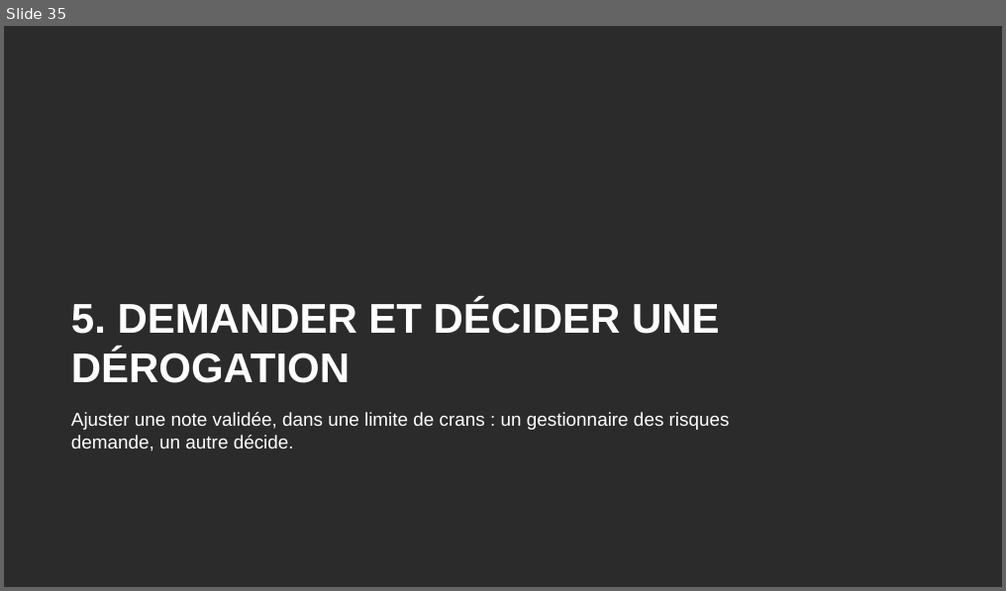
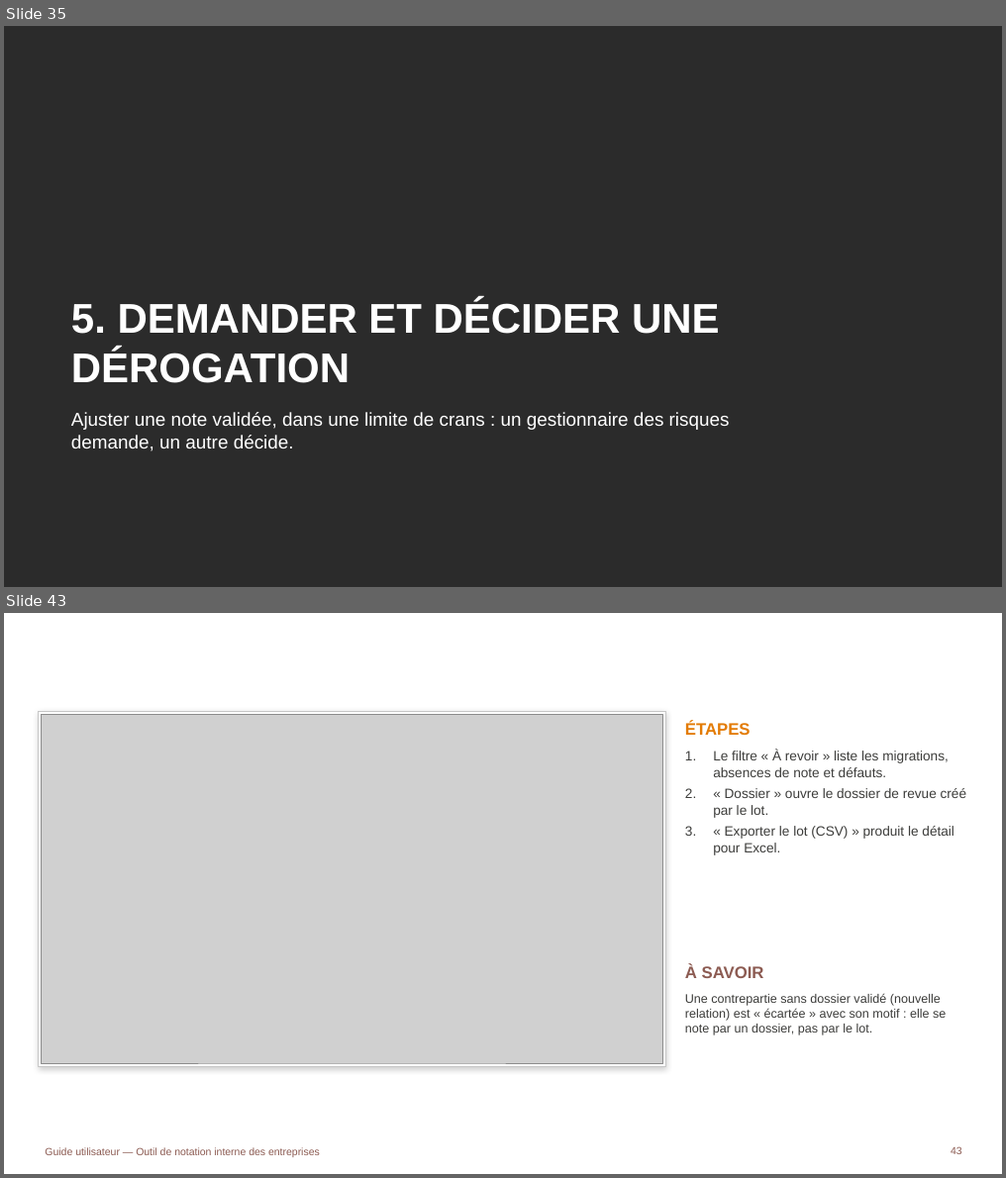
Before and after one commit to tariqeddoumi/Entreprise-scoring-cl, a slide deck: docs/guides/Guide_utilisateur_outil_notation.pptx. Shown one above the other, each under a label of ours: slide 35 before the commit, slides 35 and 43 after it; the slides between them are not shown. The pictures are 1006x591 and 1006x1178 pixels, drawn with LibreOffice and Linux fonts; fonts in the diff are those of the drawing; grey boxes stand for pictures; background and template pictures are left out; a plain dark background stands for a picture behind light text. Boxes give left, top, right and bottom in pixels: in the first picture for what was removed or moved away, otherwise in the second. Text is boxed around its words. In the diff, an @@ line names an element or a change of style, - is before the commit and + after.

```diff
--- a/docs/guides/Guide_utilisateur_outil_notation.pptx
+++ b/docs/guides/Guide_utilisateur_outil_notation.pptx
@@ slide 43 added at box(4, 613, 1002, 1174), background #FFFFFF @@
@@ title added at box(53, 636, 868, 694), 24 pt, text #FFFFFF, bold @@
+LES CONTREPARTIES À REVOIR
@@ rectangle added at box(39, 711, 665, 1066), fill #FFFFFF, outline #C6C6C6 0.75 pt @@
@@ picture added at box(42, 714, 662, 1063) @@
@@ text added at box(685, 722, 750, 735), 16 pt, text #E37B05, bold @@
+ÉTAPES
@@ text added at box(713, 750, 967, 856), 13 pt, text #3D3D3B @@
+1. Le filtre « À revoir » liste les migrations, absences de note et défauts.
+2. « Dossier » ouvre le dossier de revue créé par le lot.
+3. « Exporter le lot (CSV) » produit le détail pour Excel.
@@ text added at box(685, 964, 764, 978), 16 pt, text #8C5B52, bold @@
+À SAVOIR
@@ text added at box(685, 993, 945, 1036), 12 pt, text #3D3D3B @@
+Une contrepartie sans dossier validé (nouvelle relation) est « écartée » avec son motif : elle se note par un dossier, pas par le lot.
@@ page number added at box(950, 1147, 962, 1155), 10 pt, text #8C5B52 @@
+43
@@ text added at box(45, 1148, 320, 1157), 10 pt, text #8C5B52 @@
+Guide utilisateur — Outil de notation interne des entreprises
```
Also in this commit, not shown: 3 slides changed, 7 other slides added, 2 other files.
